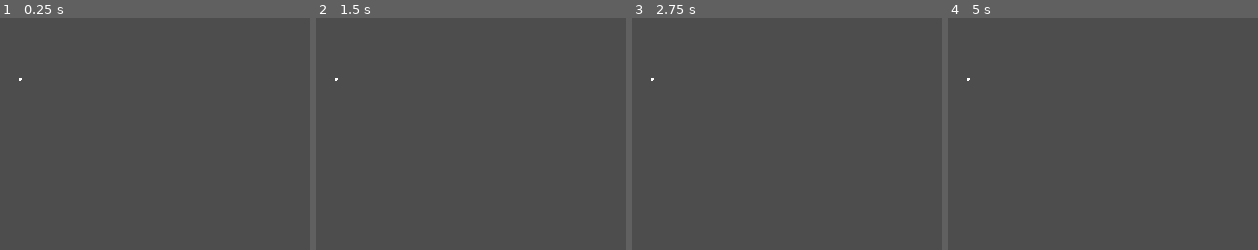
Above: before the commit, frames 1-4 (left to right).
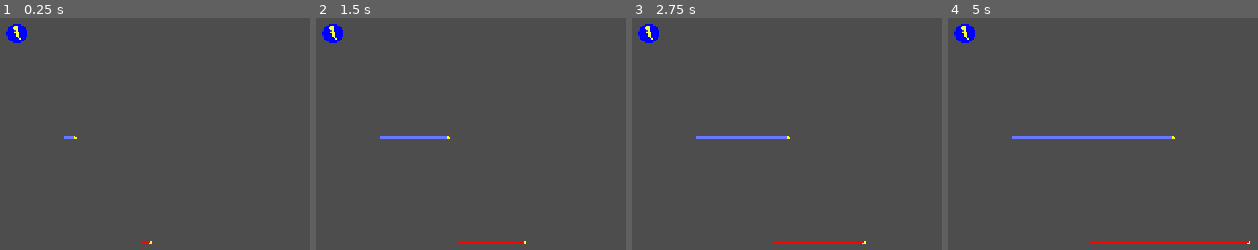
Above: after the commit, the same moments.

Repository: Alebereto/achtung-godot
Game: Godot game, scene res://scenes/game/game.tscn
Same seed, same stepped clock (60 frames per second), same inputs: the game is played once before the commit and once after it.
Inputs:
- Up to frame 1 (0.25 s): no input
- Up to frame 2 (1.5 s): tap Enter at 1.25 s
- Up to frame 3 (2.75 s): tap Space (pause) at 2 s
- Up to frame 4 (5 s): tap Enter at 2.75, 4.25 s; tap Space (pause) at 3.5 s

The runs differ from the first frame. In frame 1, 0.5% of the frame differs, in the area x 1-50%, y 2-98%; in frame 2, 1.0%; in frame 3, 1.2%; in frame 4, 1.8%, in the area x 1-98%, y 2-98%.

Commit message:
Add powerup functionality

Diff:
--- a/objects/player/player.gd
+++ b/objects/player/player.gd
@@ -270,6 +270,29 @@
 	set_form(player_settings.default_player_from)
 	_new_hole_delay()
 	_trail_on()
+
+func apply_power(power_id) -> void:
+	match power_id as Powerup.POWER:
+		Powerup.POWER.FAST:
+			set_speed(_speed * 1.4)
+		Powerup.POWER.SLOW:
+			set_speed(_speed * 0.6)
+		Powerup.POWER.WIDE:
+			set_width(_width *1.4)
+		Powerup.POWER.THIN:
+			set_width(_width * 0.6)
+		Powerup.POWER.SQUARE:
+			set_form(PLAYER_FORMS.SQUARE)
+		Powerup.POWER.CLEAR_TRAIL:
+			delete_trail()
+		Powerup.POWER.INVINCIBLE:
+			_trail_off()
+			_invincible = true
+		Powerup.POWER.REVERSE:
+			_reversed = true
+			_head_sprite.modulate = player_settings.reverse_color
+		Powerup.POWER.LOOP:
+			return
 
 ## Deletes all of the player's trail
 func delete_trail() -> void:
--- a/objects/powerups/powerup.gd
+++ b/objects/powerups/powerup.gd
@@ -1,11 +1,38 @@
+@tool
 class_name Powerup extends Area2D
 
-signal obtained(player_id: int, power_id: int)
+signal obtained(player_id: int, power_id: POWER, power_type: TYPE)
+
+
+enum TYPE{ALL, SELF, OTHERS}
+const TYPE_COLOR: Array[Color] = [Color.BLUE, Color.GREEN, Color.RED]
+
+enum POWER{FAST, SLOW, WIDE, THIN, SQUARE,
+			CLEAR_TRAIL, INVINCIBLE, REVERSE, LOOP, SCRAMBLE}
+const POWER_NAMES := ["fast", "slow", "wide", "thin", "square",
+					"clear_trail", "invincible", "reverse", "loop", "scramble"]
+const SPRITES_DIR: String = "res://assets/sprites/powerups/"
+
+
+@onready var circle_sprite: Sprite2D = $Circle
+@onready var power_sprite: Sprite2D = $Power
+
+@export var power_type: TYPE:
+	set(value):
+		power_type = value as TYPE
+		if Engine.is_editor_hint(): _ready()
+@export var power_id: POWER:
+	set(value):
+		power_id = value as POWER
+		if Engine.is_editor_hint(): _ready()
 
 func _ready() -> void:
-	return
+	name = POWER_NAMES[power_id].capitalize()
+	circle_sprite.modulate = TYPE_COLOR[power_type]
+	var power_texture = load(SPRITES_DIR.path_join(POWER_NAMES[power_id]) + ".png")
+	if power_texture: power_sprite.texture = power_texture
 
 ## Called by player that obtained power
 func activate(player: Player) -> void:
-	obtained.emit(player.player_id, 1)
+	obtained.emit(player.player_id, power_id, power_type)
 	queue_free()
--- a/scenes/game/arena.gd
+++ b/scenes/game/arena.gd
@@ -1,11 +1,87 @@
 extends Node2D
 
-@export_range(1,10) var _player_count: int = 2
+signal player_crashed(player_id)
+signal round_ended(winner_id)
+
+const PLAYER_SCENE: PackedScene = preload("res://objects/player/player.tscn")
+const POWERUP_SCENE: PackedScene = preload("res://objects/powerups/powerup.tscn")
+
+@onready var _players_root: Node2D = $Players
+@onready var _powerups_root: Node2D = $Powerups
+
+var arena_width: float = 1400.0
+var arena_height: float = 1400.0
+var border_width: float = 10.0
 
 func _ready() -> void:
+	_connect_signals()
 
-	return
+## Connects existing players and powerup signals to arena. used for editor
+func _connect_signals() -> void:
+	for player in _players_root.get_children():
+		if player is Player: player.crashed.connect(_on_player_crash)
+	for powerup in _powerups_root.get_children():
+		if powerup is Powerup: powerup.obtained.connect(_on_powerup_obtain, CONNECT_ONE_SHOT)
 
 
 func _create_players():
 	return
+
+## get [Player] form player id
+func _get_player_from_id(player_id: int) -> Player:
+	for player in _players_root.get_children():
+		if player is Player and player.player_id == player_id:
+			return player
+	return null
+
+## Add a powerup to the arena with given values
+func _add_powerup(power_id, power_type, pos: Vector2 = Vector2.ZERO) -> void:
+	var powerup = POWERUP_SCENE.instantiate()
+	powerup.power_id = power_id as Powerup.POWER
+	powerup.power_type = power_type as Powerup.TYPE
+	powerup.position = pos
+	powerup.obtained.connect(_on_powerup_obtain, CONNECT_ONE_SHOT)
+
+	_powerups_root.add_child(powerup)
+
+func _clear_players() -> void:
+	for player in _players_root.get_children():
+		player.queue_free()
+
+func _clear_powerups() -> void:
+	for powerup in _powerups_root.get_children():
+		powerup.queue_free()
+
+# Public function
+# ===============
+
+func new_game() -> void:
+	_clear_players()
+	_clear_powerups()
+
+func new_round() -> void:
+	_clear_powerups()
+	for player in _players_root.get_children():
+		if player is Player:
+			player.set_default_values()
+			player.delete_trail()
+
+# Signal calls
+# ============
+
+func _on_player_crash(crasher_id: int, obstacle_id: int, is_player: bool):
+	print(_get_player_from_id(crasher_id).name + " crashed!!!")
+
+func _on_powerup_obtain(player_id: int, power_id, power_type):
+	match power_type as Powerup.TYPE:
+		Powerup.TYPE.ALL:
+			for player in _players_root.get_children():
+				if player is Player: player.apply_power(power_id)
+		Powerup.TYPE.OTHERS:
+			for player in _players_root.get_children():
+				if player is Player and player.player_id != player_id:
+					player.apply_power(power_id)
+		Powerup.TYPE.SELF:
+			for player in _players_root.get_children():
+				if player is Player and player.player_id == player_id:
+					player.apply_power(power_id)
--- a/scenes/game/game.tscn
+++ b/scenes/game/game.tscn
@@ -11,7 +11,8 @@
 script = ExtResource("1_p5s82")
 
 [node name="Camera2D" type="Camera2D" parent="."]
-zoom = Vector2(0.086, 0.086)
+position = Vector2(1, 0)
+zoom = Vector2(0.5, 0.5)
 
 [node name="Arena" type="Node2D" parent="."]
 process_mode = 1
@@ -20,17 +21,18 @@
 [node name="Players" type="Node2D" parent="Arena"]
 
 [node name="Fred" parent="Arena/Players" instance=ExtResource("3_hc577")]
-position = Vector2(-3722, 986)
+position = Vector2(196, 430)
 
 [node name="Bluebell" parent="Arena/Players" instance=ExtResource("3_hc577")]
-position = Vector2(-5110, -2159)
+position = Vector2(-48, 93)
 _edit_trail_color = Color(0.404949, 0.465398, 1, 1)
 player_id = 2
 
 [node name="Powerups" type="Node2D" parent="Arena"]
+z_index = -10
 
-[node name="Powerup" parent="Arena/Powerups" instance=ExtResource("4_lfrn8")]
-position = Vector2(-1080, -547)
+[node name="Fast" parent="Arena/Powerups" instance=ExtResource("4_lfrn8")]
+position = Vector2(-196, -240)
 
 [node name="PauseMenu" type="Control" parent="."]
 process_mode = 2
